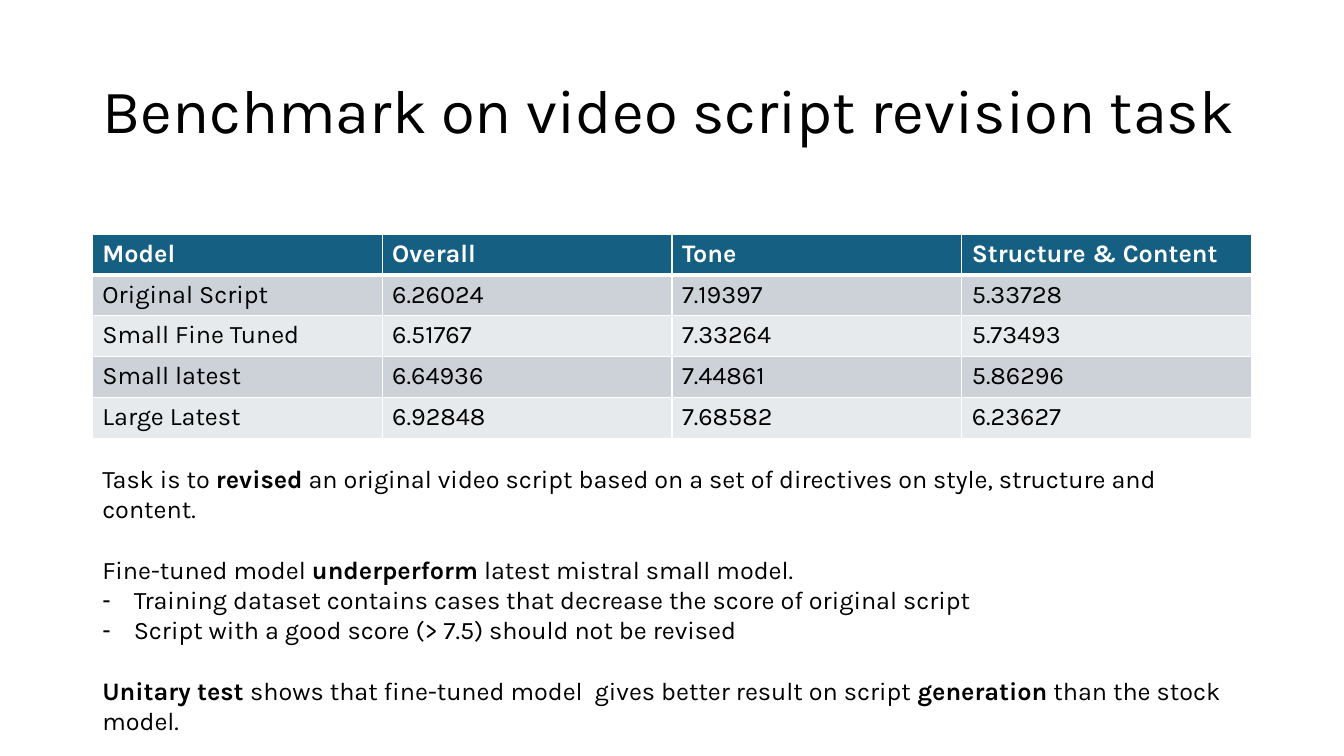
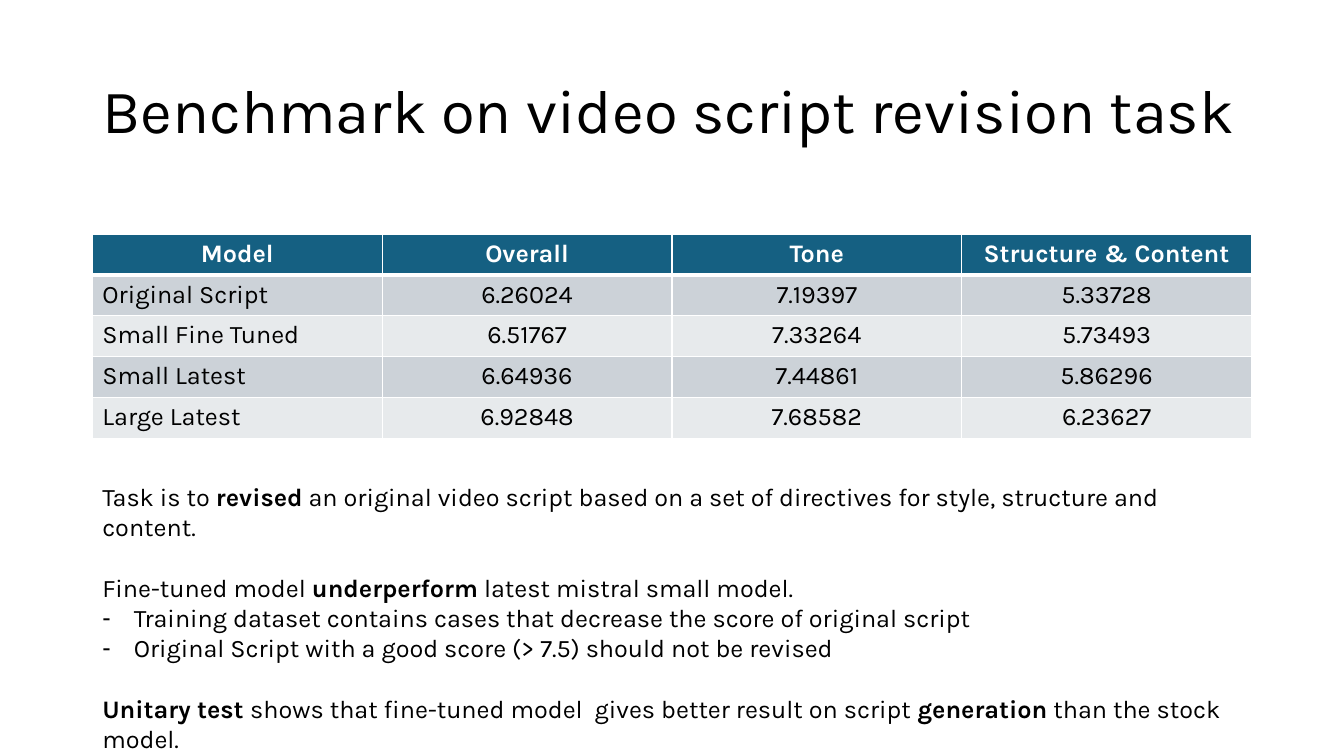
Before and after one commit to BittnerPierre/mistral-fine-tuning, a slide deck: slide 3 of pipeline.pptx. Drawn at 1344x756 pixels with LibreOffice and Linux fonts; fonts in the diff are those of the drawing. Boxes give left, top, right and bottom in pixels: in the first picture for what was removed or moved away, otherwise in the second. Text is boxed around its words. In the diff, an @@ line names an element or a change of style, - is before the commit and + after.

Commit message:
Push benchmark data and pptx and images used for video.

```diff
--- a/pipeline.pptx
+++ b/pipeline.pptx
@@ table at <box>93,234,1254,439</box> @@
-row 4, column 1: Small latest
+row 4, column 1: Small Latest
@@ alignment left to centre @@
@@ text "Task is to revised an ...": place and size @@
-text "Task is to revised an ..." at <box>102,470,1221,731</box>
+text "Task is to revised an ..." at <box>102,488,1221,749</box>
@@ text at <box>102,488,1158,537</box>: text changed @@
-Task is to revised an original video script based on a set of directives on style, structure and content.
+Task is to revised an original video script based on a set of directives for style, structure and content.
@@ text at <box>134,639,832,664</box>: text changed @@
-– Script with a good score (> 7.5) should not be revised
+– Original Script with a good score (> 7.5) should not be revised
```
Also in this commit, not shown: 1 other slide changed, 10 other files.
